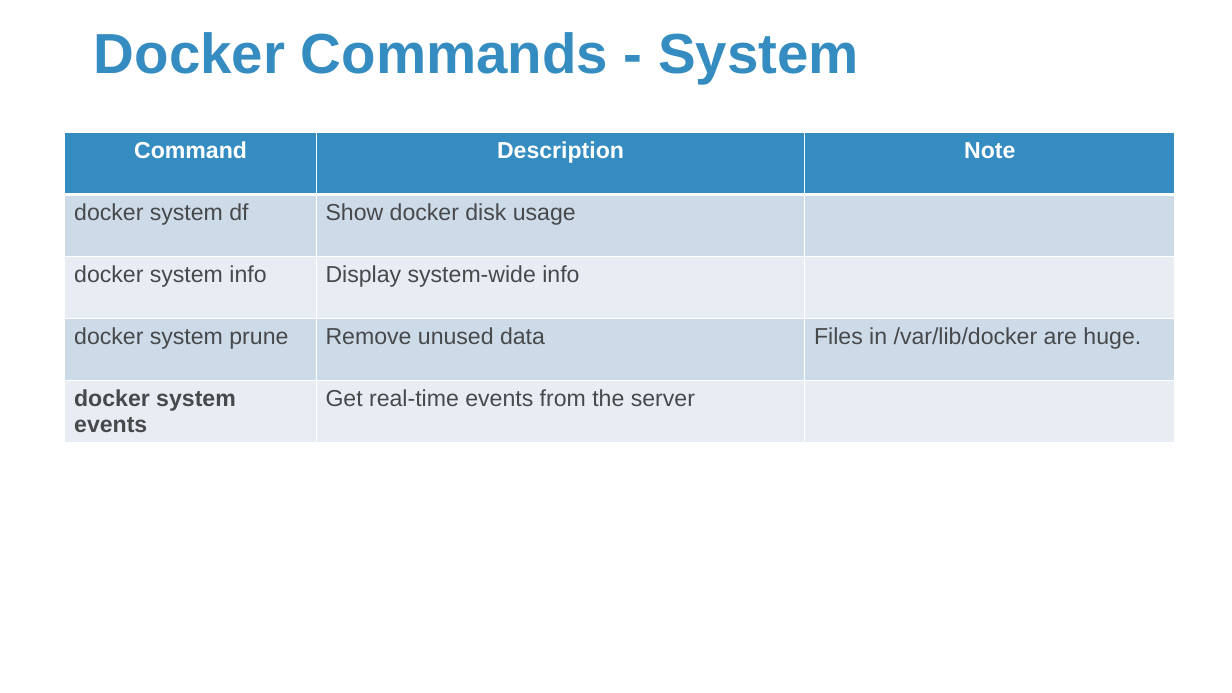
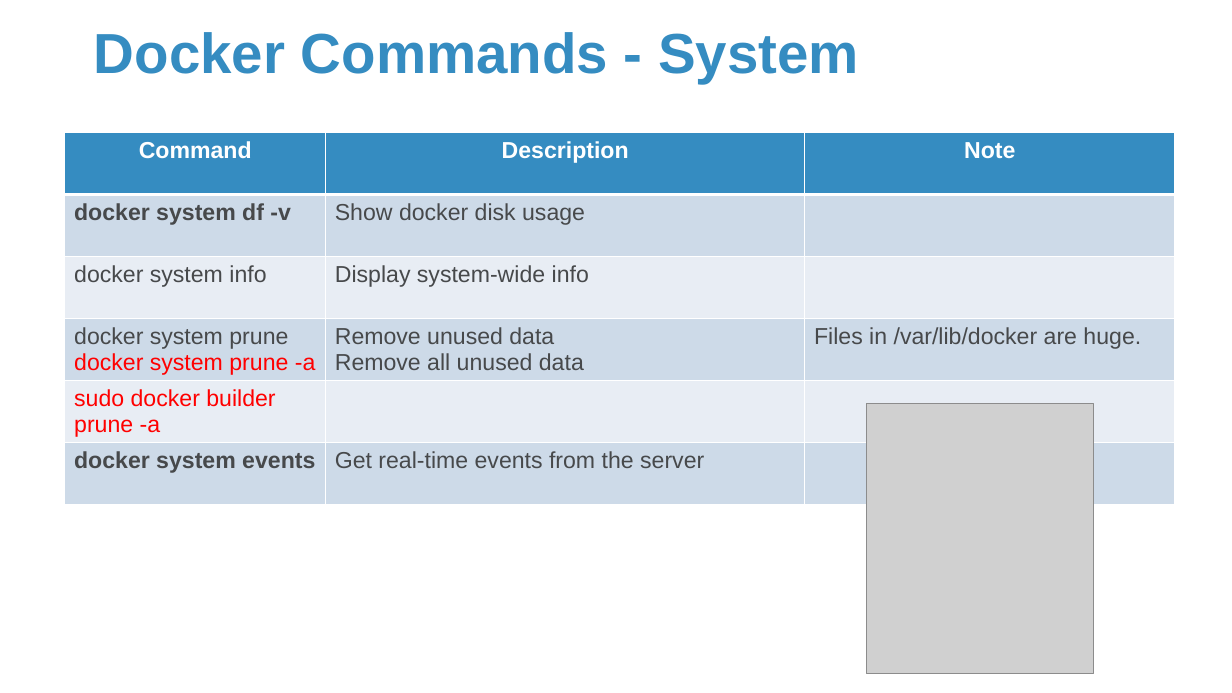
Before and after one commit to Sparks-Lu/TechNotes, a slide deck: slide 13 of Misc/Docker-Notes.pptx (slide 12 before the commit). Drawn at 1232x693 pixels with LibreOffice and Linux fonts; fonts in the diff are those of the drawing; grey boxes stand for pictures; background and template pictures are left out. Boxes give left, top, right and bottom in pixels: in the first picture for what was removed or moved away, otherwise in the second. Text is boxed around its words. In the diff, an @@ line names an element or a change of style, - is before the commit and + after.

```diff
--- a/Misc/Docker-Notes.pptx
+++ b/Misc/Docker-Notes.pptx
@@ table at (x1=65, y1=133, x2=1175, y2=507) @@
-row 2, column 1: docker system df
+row 2, column 1: docker system df -v
-row 4: docker system prune | Remove unused data | Files in /var/lib/docker are huge.
+row 4: docker system prune / docker system prune -a | Remove unused data / Remove all unused data | Files in /var/lib/docker are huge.
+row 5: sudo docker builder prune -a |  | 
@@ picture added at (x1=867, y1=404, x2=1094, y2=674) @@
```
Also in this commit, not shown: 11 other slides changed, 7 slides added, 8 other files.
